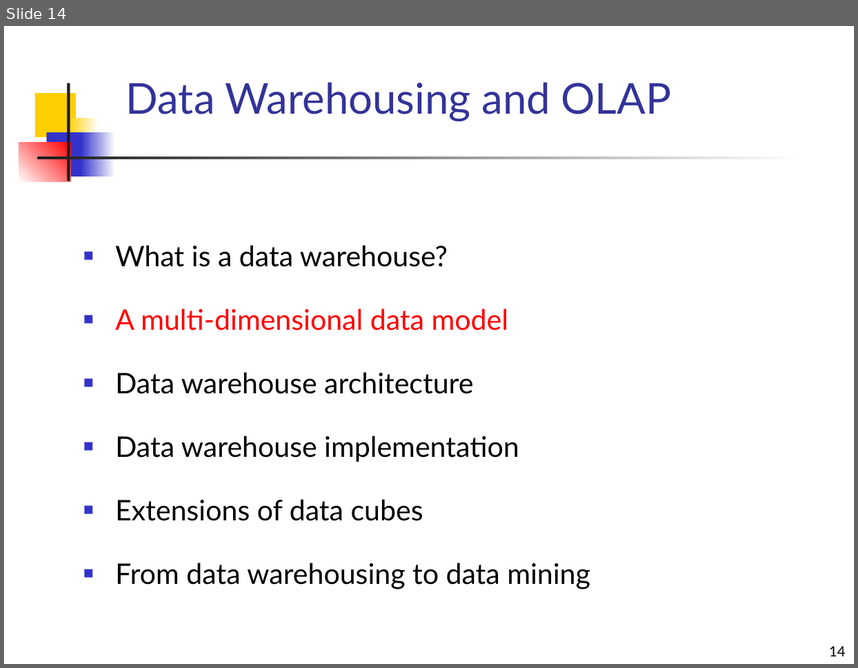
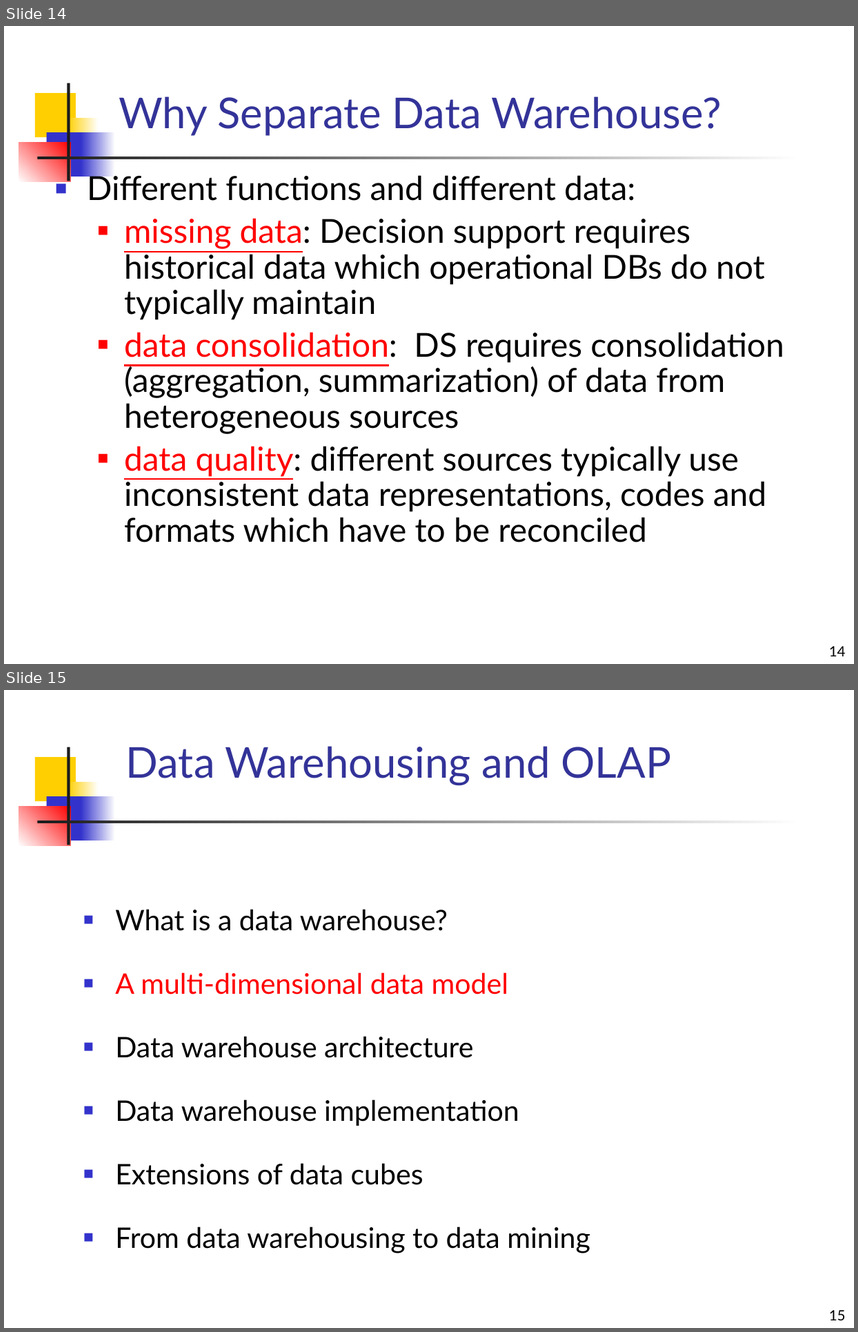
Before and after one commit to mahmoudparsian/data-warehousing, a slide deck: syllabus/week-10_review/introduction_to_data_warehousing.pptx. Shown one above the other, each under a label of ours: slide 14 before the commit, slides 14 and 15 after it. The pictures are 858x668 and 858x1332 pixels, drawn with LibreOffice and Linux fonts; fonts in the diff are those of the drawing. Boxes give left, top, right and bottom in pixels: in the first picture for what was removed or moved away, otherwise in the second. Text is boxed around its words. In the diff, an @@ line names an element or a change of style, - is before the commit and + after.

```diff
--- a/syllabus/week-10_review/introduction_to_data_warehousing.pptx
+++ b/syllabus/week-10_review/introduction_to_data_warehousing.pptx
@@ slide 14 added at [4,26,854,664], background #FFFFFF; not listed: 7 template elements that a slide beside it also shows @@
@@ title added at [119,96,722,136], 36 pt, text #333399 @@
+Why Separate Data Warehouse?
@@ text added at [87,172,784,542], 28 pt, text #000000 @@
+■ Different functions and different data:
+  ■ missing data: Decision support requires historical data which operational DBs do not typically maintain
+  ■ data consolidation: DS requires consolidation (aggregation, summarization) of data from heterogeneous sources
+  ■ data quality: different sources typically use inconsistent data representations, codes and formats which have to be reconciled
@@ page number added at [829,646,846,656], 12 pt, text #000000 @@
+14
@@ what was slide 14 is now slide 15 @@
@@ page number at [829,1310,846,1320]: text changed @@
-14
+15
```
Also in this commit, not shown: 1 slide changed.
